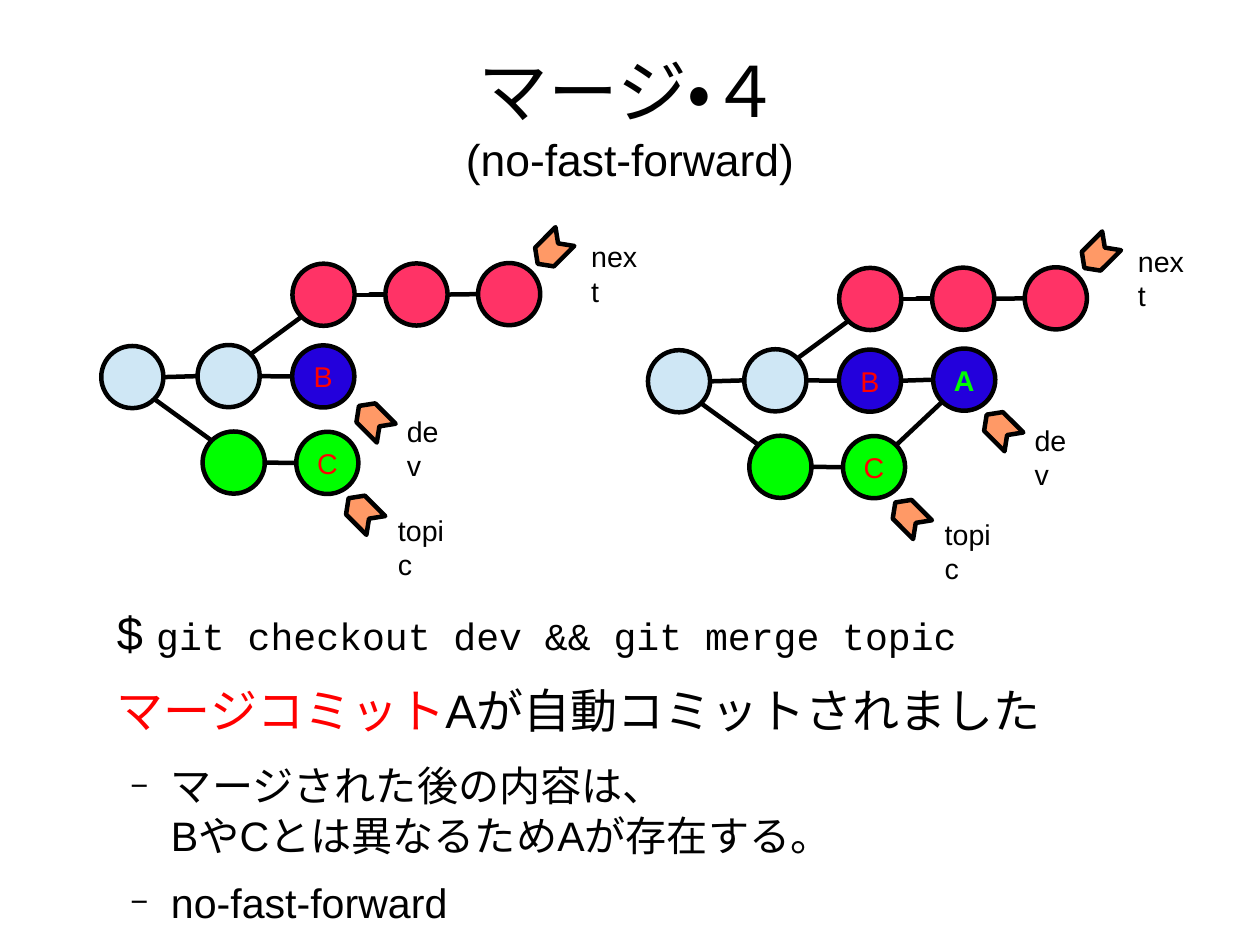
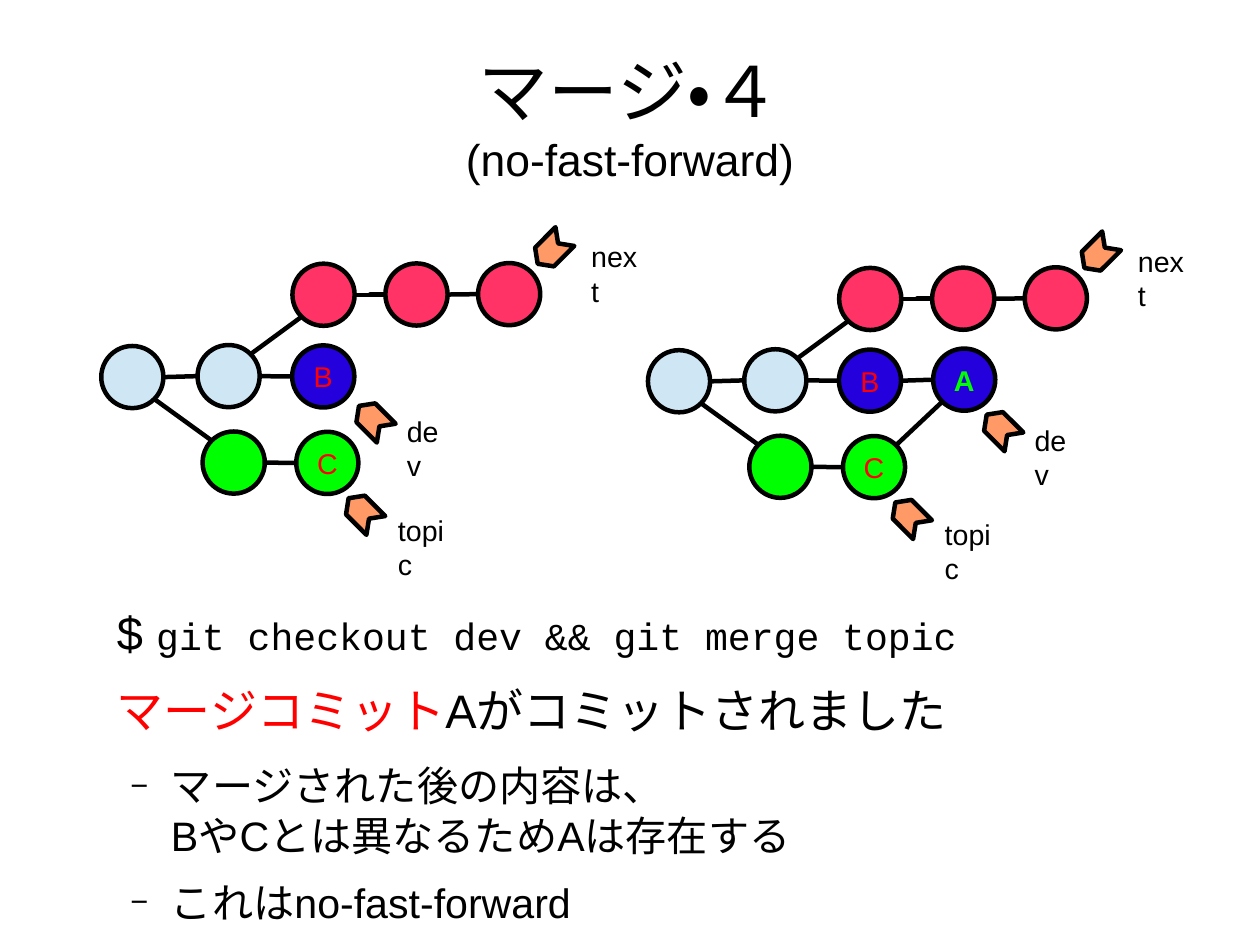
Before and after one commit to pneu/how_to_git, a slide deck: slide 45 of how_to_git.odp. Drawn at 1260x945 pixels with LibreOffice and Linux fonts; fonts in the diff are those of the drawing. Boxes give left, top, right and bottom in pixels: in the first picture for what was removed or moved away, otherwise in the second. Text is boxed around its words. In the diff, an @@ line names an element or a change of style, - is before the commit and + after.

```diff
--- a/how_to_git.odp
+++ b/how_to_git.odp
@@ text at box(117, 688, 947, 920): text changed @@
-マージコミットAが自動コミットされました
-  − マージされた後の内容は、
-    BやCとは異なるためAが存在する。
-  − no-fast-forward
+マージコミットAがコミットされました
+  − マージされた後の内容は、
+    BやCとは異なるためAは存在する
+  − これはno-fast-forward
```
Also in this commit, not shown: 33 other slides changed, 1 other file.
